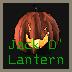
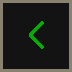
Two versions of the same layered image (72x72). Layer-by-layer changes:
added group "Moon Icons" with 28 layers above "Store Icons" over [9, 5, 63, 64]
hid group "Decor" (25 layers) over [9, 4, 63, 64]
hid group "Jack O' Lantern" (2 layers) over [9, 4, 63, 64]
showed "<", moved it out of group "Store Icons", painted on it over [29, 21, 44, 49]
